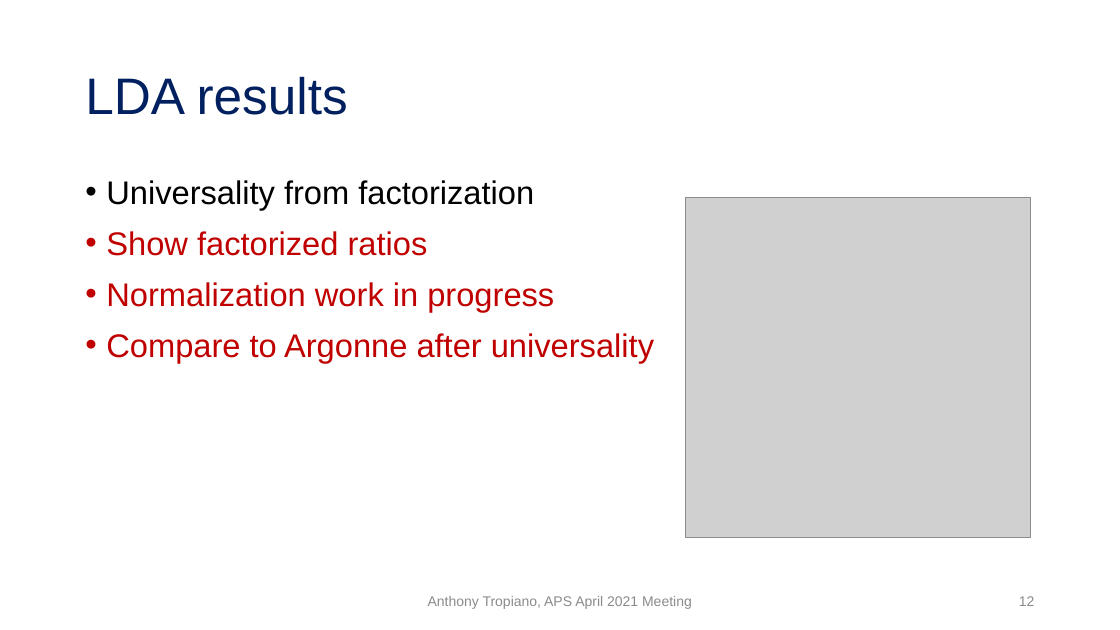
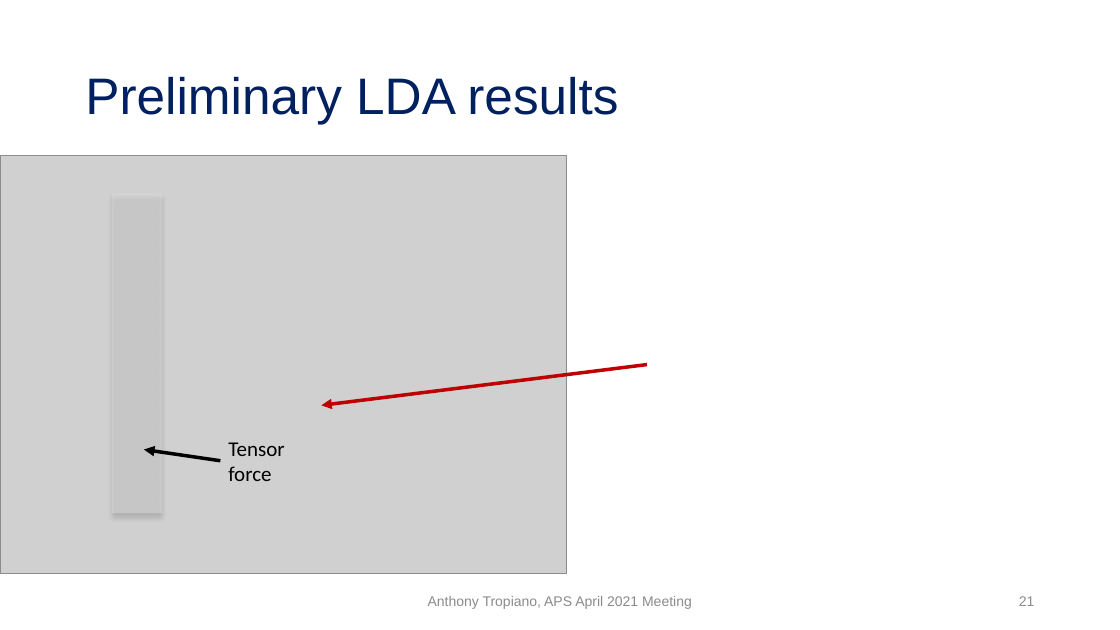
Before and after one commit to tropiano4/tropiano-srg, a slide deck: slide 21 of Presentations/APS_April2021/tropiano_aps_april2021.pptx (slide 12 before the commit). Drawn at 1120x630 pixels with LibreOffice and Linux fonts; fonts in the diff are those of the drawing; grey boxes stand for pictures. Boxes give left, top, right and bottom in pixels: in the first picture for what was removed or moved away, otherwise in the second. Text is boxed around its words. In the diff, an @@ line names an element or a change of style, - is before the commit and + after.

```diff
--- a/Presentations/APS_April2021/tropiano_aps_april2021.pptx
+++ b/Presentations/APS_April2021/tropiano_aps_april2021.pptx
@@ title at (85,76,618,125): text changed @@
-LDA results
+Preliminary LDA results
@@ picture added at (0,155,567,574) @@
@@ text removed at (106,180,654,363) @@
-• Universality from factorization
-• Show factorized ratios
-• Normalization work in progress
-• Compare to Argonne after universality
@@ rectangle added at (112,193,162,513), fill #D9D9D9 at 50% opacity @@
@@ picture removed at (686,197,1031,538) @@
@@ arrow added from (647, 365) to (322, 406), #C00000 3 pt @@
@@ text added at (228,442,284,481), 18 pt, text #000000 @@
+Tensor force
@@ arrow added from (220, 461) to (144, 450), #000000 3 pt @@
@@ page number at (1019,596,1035,606): text changed @@
-12
+21
```
Also in this commit, not shown: 12 other slides changed, 10 slides added, 3 slides removed, 2 other files.
